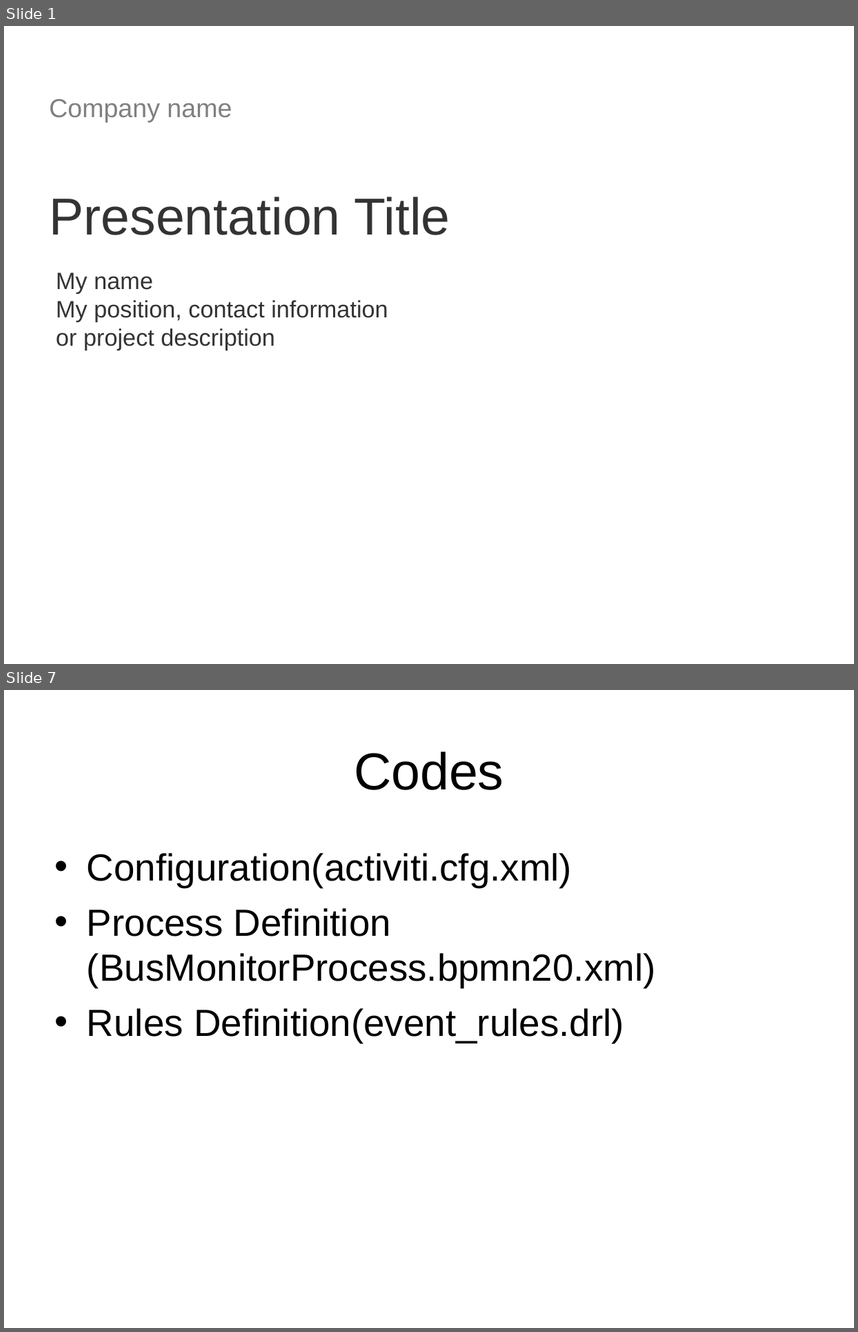
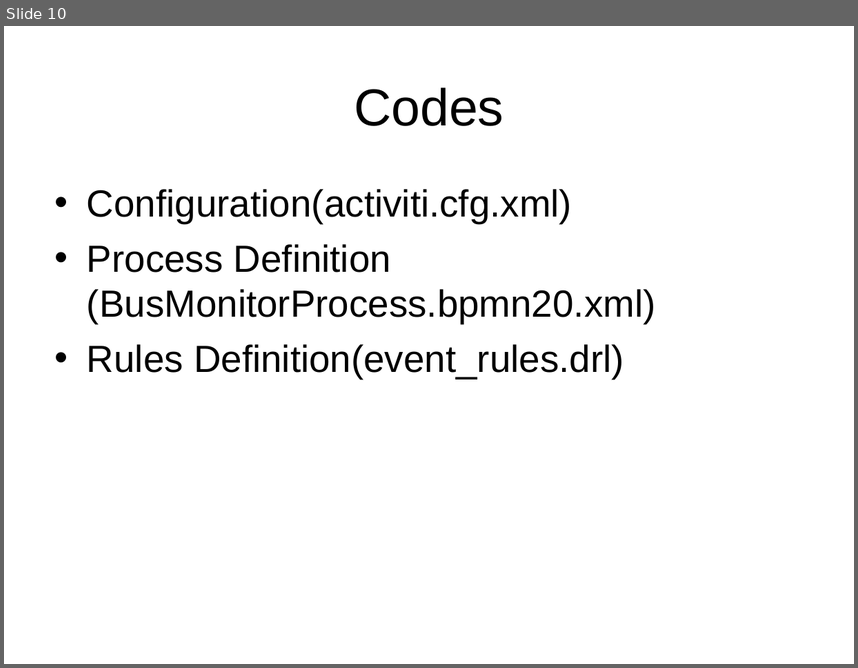
Before and after one commit to sunitawakchaure/activitidemo, a slide deck: BusMonitorActiviti/docs/BPM.ppt. Shown one above the other, each under a label of ours: slides 1 and 7 before the commit, slide 10 after it; the slides between them are not shown. The pictures are 858x1332 and 858x668 pixels, drawn with LibreOffice and Linux fonts; fonts in the diff are those of the drawing; background and template pictures are left out. Boxes give left, top, right and bottom in pixels: in the first picture for what was removed or moved away, otherwise in the second. Text is boxed around its words. In the diff, an @@ line names an element or a change of style, - is before the commit and + after.

```diff
--- a/BusMonitorActiviti/docs/BPM.ppt
+++ b/BusMonitorActiviti/docs/BPM.ppt
@@ slide 1 removed at <box>4,26,854,664</box>, background picture (left out) @@
@@ text removed at <box>49,99,232,123</box> @@
-Company name
@@ title removed at <box>49,196,450,235</box> @@
-Presentation Title
@@ text removed at <box>56,272,388,350</box> @@
-My name
-My position, contact information
-or project description
@@ what was slide 7 is now slide 10 @@
```
Also in this commit, not shown: 3 slides changed, 9 slides added, 4 other slides removed, 5 other files.
